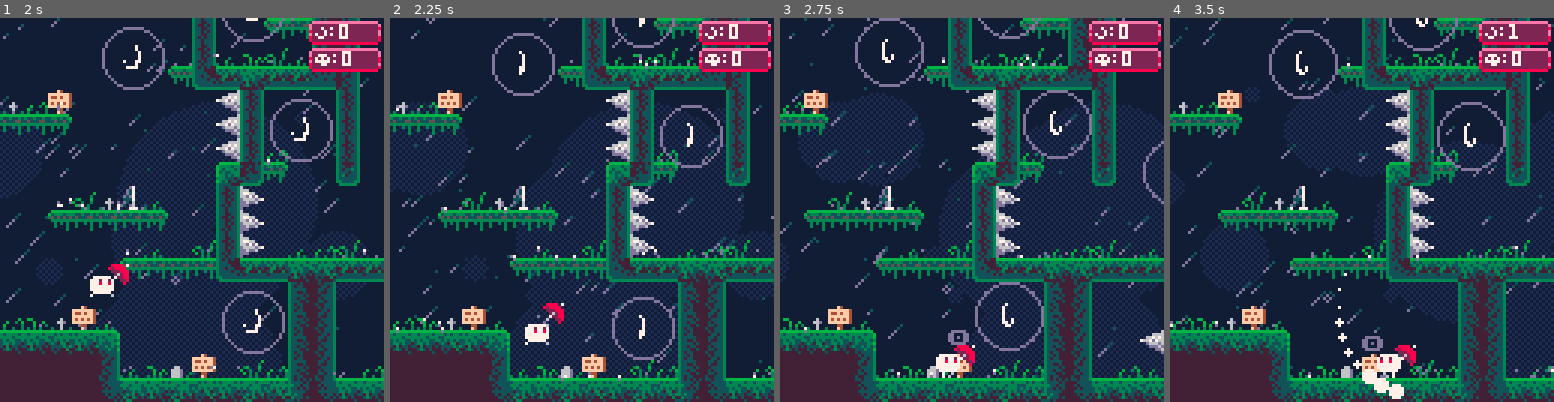
Above: before the commit, frames 1-4 (left to right).
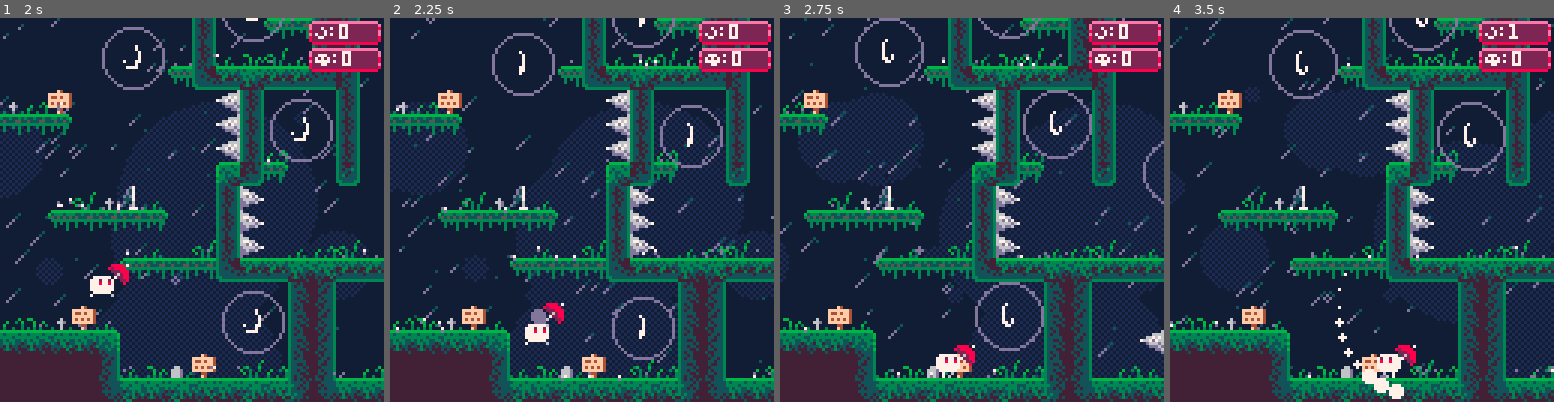
Above: after the commit, the same moments.

Repository: evelynswarton/moonquest
Game: PICO-8 cartridge moonquest.p8
Same seed, same stepped clock (60 frames per second), same inputs: the game is played once before the commit and once after it.
Inputs:
- Up to frame 1 (2 s): tap X (X key) at 0.33, 1.07, 1.85 s; tap O (Z key) at 0.7, 1.7 s; hold Right from 1.6 s (still down)
- Up to frame 2 (2.25 s): release Right at 2.1 s; tap O (Z key) at 2.1 s
- Up to frame 3 (2.75 s): hold Right from 2.47 s (still down); tap O (Z key) at 2.5 s
- Up to frame 4 (3.5 s): tap O (Z key) at 2.9, 3.3 s; tap X (X key) at 2.97 s; release Right at 3.03 s; hold Left from 3.08 s (still down)

Frame 1 is identical in both runs. In frame 2, 0.1% of the frame differs, in the area x 36-41%, y 75-80%; in frame 3, 0.2%, in the area x 35-50%, y 59-86%; in frame 4, 0.1%.

Commit message:
Nuking map in 3... 2... 1...

Diff:
--- a/src/entities/button.lua
+++ b/src/entities/button.lua
@@ -7,7 +7,7 @@
 function add_all_buttons()
     -- id's just increment for every button we add
     -- 1, 2, 3, ...
-    add_button(18, 62, 13, 59) -- 1
+    --add_button(18, 62, 13, 59) -- 1
 end
 
 function add_button(x_tile, y_tile, x_target, y_target)
--- a/src/entities/fan.lua
+++ b/src/entities/fan.lua
@@ -1,5 +1,6 @@
 function add_all_fans()
     --add_fan(0, 58, 0, 0.3)
+    --[[
     add_fan(78, 17, 0, 0.3)
     add_fan(78, 13, 0, 0.3)
     add_fan(78, 9, 0, 0.3)
@@ -11,6 +12,7 @@
     add_fan(61, 30, 0, 0.3)
     add_fan(68, 30, 0, 0.3)
     add_fan(72, 30, 0, 0.3)
+]]
 end
 
 function add_fan(x, y, r, f)
--- a/src/entities/floating_spikes.lua
+++ b/src/entities/floating_spikes.lua
@@ -1,29 +1,7 @@
 -- path = {pos1, pos2, ..., posn}
 -- pos = {x = ?, y = ?}
 function add_all_spikes()
-    add_floating_spike({
-        {x = 26 * 8, y = 42 * 8},
-        {x = 26 * 8, y = 40 * 8},
-        {x = 28 * 8, y = 40 * 8},
-        {x = 28 * 8, y = 42 * 8}}, 5)
-    add_floating_spike({
-        {x = 12 * 8, y = 27 * 8},
-        {x = 24 * 8, y = 27 * 8}}, 1.5)
-    add_floating_spike({
-        {x = 31 * 8, y = 26 * 8},
-        {x = 31 * 8, y = 35 * 8}}, 1.5)
-    add_floating_spike({
-        {x = 5 * 8, y = 19 * 8},
-        {x = 5 * 8, y = 28 * 8}}, 1.5)
-    add_floating_spike({
-        {x = 2 * 8, y = 19 * 8},
-        {x = 2 * 8, y = 28 * 8}}, 1.5)
-    add_floating_spike({
-        {x = 5 * 8, y = 1 * 8},
-        {x = 5 * 8, y = 15 * 8}}, 2)
-    --[[add_floating_spike({
-        {x = 1 * 8, y = 5 * 8},
-        {x = 9 * 8, y = 5 * 8}}, 4) ]]
+    --[[
     add_floating_spike({
         {x = 16 * 8, y = 2 * 8},
         {x = 23 * 8, y = 2 * 8},
@@ -53,7 +31,6 @@
     --add_floating_spike(four_point_path(43, 16, 48, 11), 2)
     --add_floating_spike(four_point_path(44, 15, 47, 12), 2)
     add_floating_spike(two_point_path(43, 11, 48, 11), 1.7)
-    --add_floating_spike(two_point_path(33, 13, 33, 11), 2)
     for i,x_location in pairs({21, 24, 27, 30}) do
         if i%2==0 then
             add_floating_spike(two_point_path(x_location, 15, x_location, 9), 0.9)
@@ -66,16 +43,11 @@
     for y_loc in all({13, 14, 15}) do
         add_floating_spike(two_point_path(10, y_loc, 15, y_loc), 0.2)
     end
-    --[[for x_loc in all({20, 24, 28}) do
-        add_floating_spike(two_point_path(x_loc, 18, x_loc, 16), rnd(2) + 1)
-    end]]--
     add_floating_spike(two_point_path(38, 20, 57, 20), 0.6)
     add_floating_spike(two_point_path(59, 1, 59, 20), 0.8)
-    --add_floating_spike(two_point_path())
-    --add_floating_spike(two_point_path(30, 15, 30, 9), )
-    --save_floating_spike_data()
     add_floating_spike(two_point_path(83, 12, 86, 12), 1)
     add_floating_spike(four_point_path(68, 8, 76, 15), 1)
+    ]]
 end
 
 function two_point_path(x1, y1, x2, y2)
--- a/src/entities/signpost.lua
+++ b/src/entities/signpost.lua
@@ -3,10 +3,10 @@
 --moon_collection_sign = {''}
 
 function init_signs()
-    add_sign('controls:\n -⬅️➡️ to move\n -❎ to jump or float\n -🅾️ to interact', 3, 60)
-    add_sign('hold ❎ to float', 12, 36)
-    add_sign('there are still 100 moons to collect!', 8, 62, true)
-    add_sign('hold ❎ : jump->float', 2, 51)
+    --add_sign('controls:\n -⬅️➡️ to move\n -❎ to jump or float\n -🅾️ to interact', 3, 60)
+    --add_sign('hold ❎ to float', 12, 36)
+    --add_sign('there are still 100 moons to collect!', 8, 62, true)
+    --add_sign('hold ❎ : jump->float', 2, 51)
 end
 
 function add_sign(message, x_tile, y_tile, is_moon_counter)
